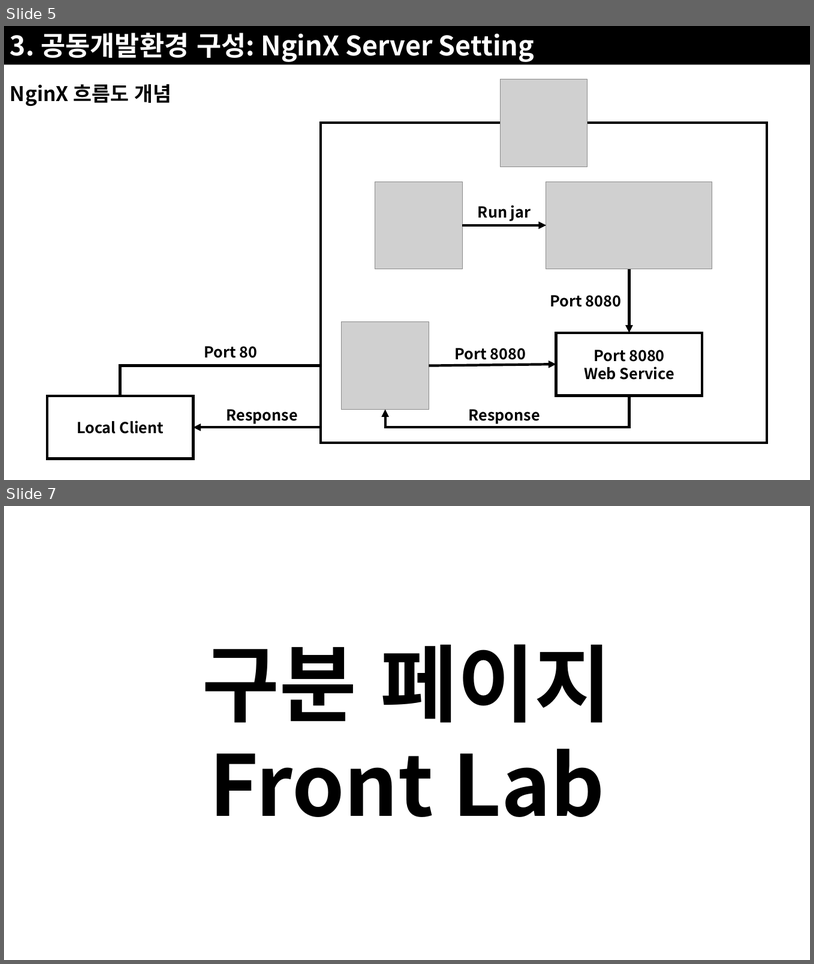
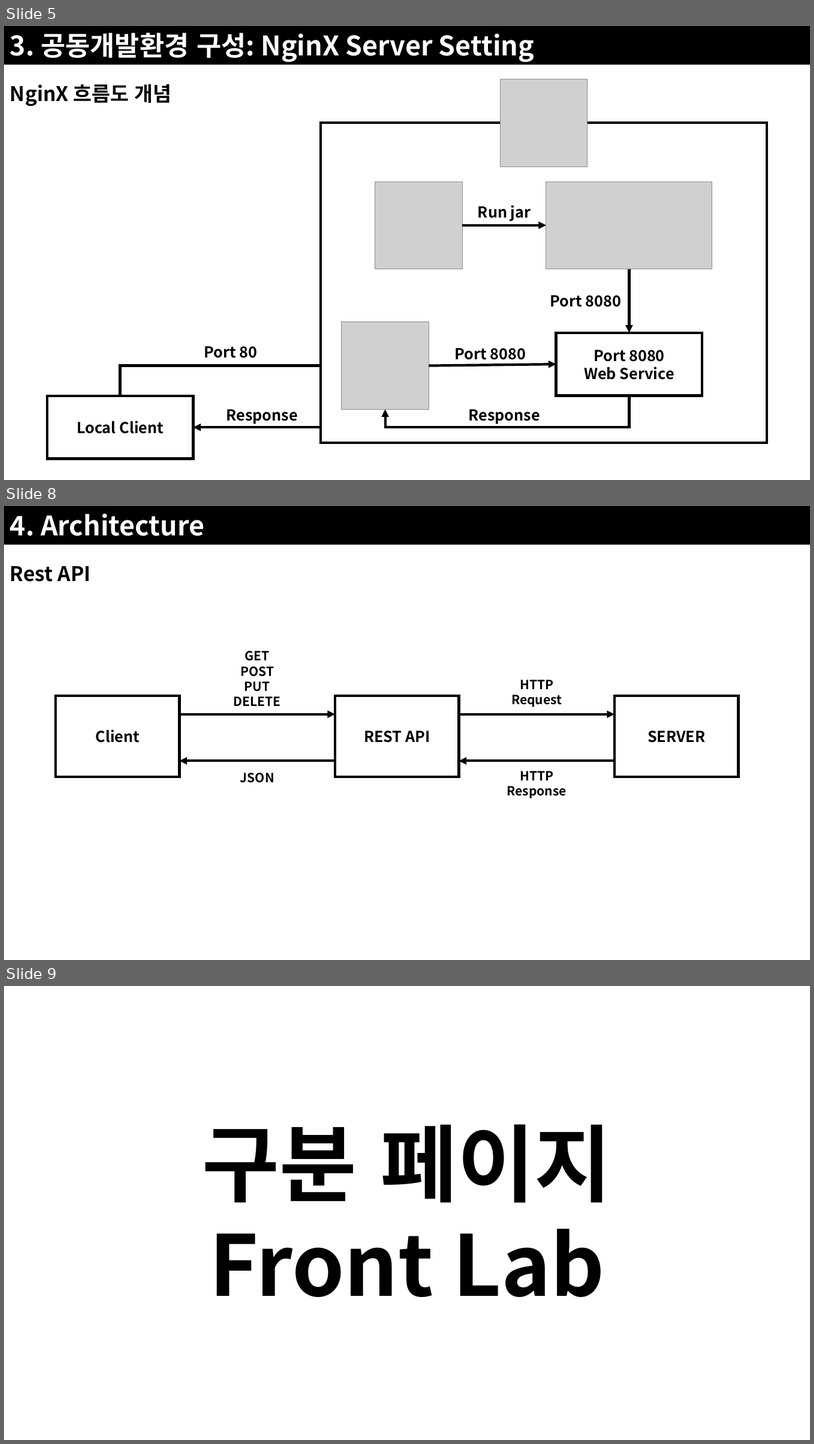
Before and after one commit to JoSihun/CGVR_Lab, a slide deck: documents/01_프로젝트_개발계획.pptx. Shown one above the other, each under a label of ours: slides 5 and 7 before the commit, slides 5, 8 and 9 after it; the slides between them are not shown. The pictures are 814x964 and 814x1444 pixels, drawn with LibreOffice and Linux fonts; fonts in the diff are those of the drawing; grey boxes stand for pictures. Boxes give left, top, right and bottom in pixels: in the first picture for what was removed or moved away, otherwise in the second. Text is boxed around its words. In the diff, an @@ line names an element or a change of style, - is before the commit and + after.

```diff
--- a/documents/01_프로젝트_개발계획.pptx
+++ b/documents/01_프로젝트_개발계획.pptx
@@ slide 8 added at (4,506,810,960), background #FFFFFF @@
@@ rectangle added at (4,506,810,545), fill #000000, 32 pt, text #FFFFFF, bold @@
+4. Architecture
@@ text added at (10,566,91,582), 24 pt, text #000000, bold @@
+Rest API
@@ group added at (56,651,739,798): 4 arrows, 4 texts, 3 rectangles @@
+Client
+REST API
+SERVER
+GET POST PUT DELETE
+HTTP Request
+HTTP Response
+JSON
@@ what was slide 7 is now slide 9 @@
```
Also in this commit, not shown: 1 slide changed, 1 other slide added.
